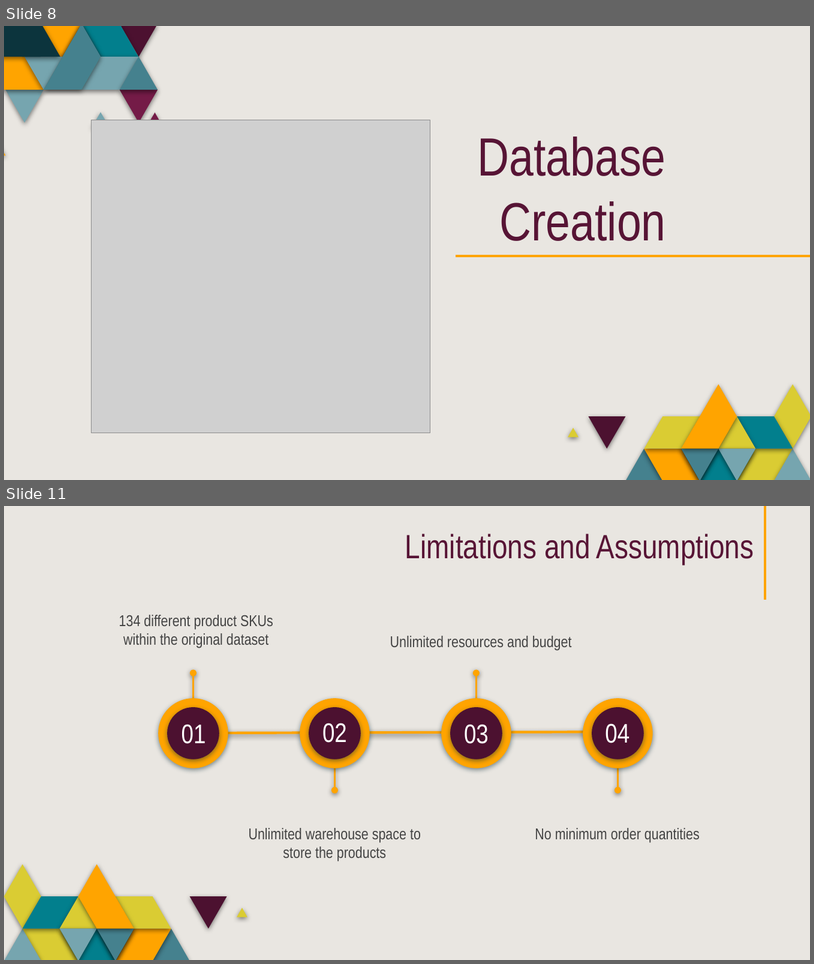
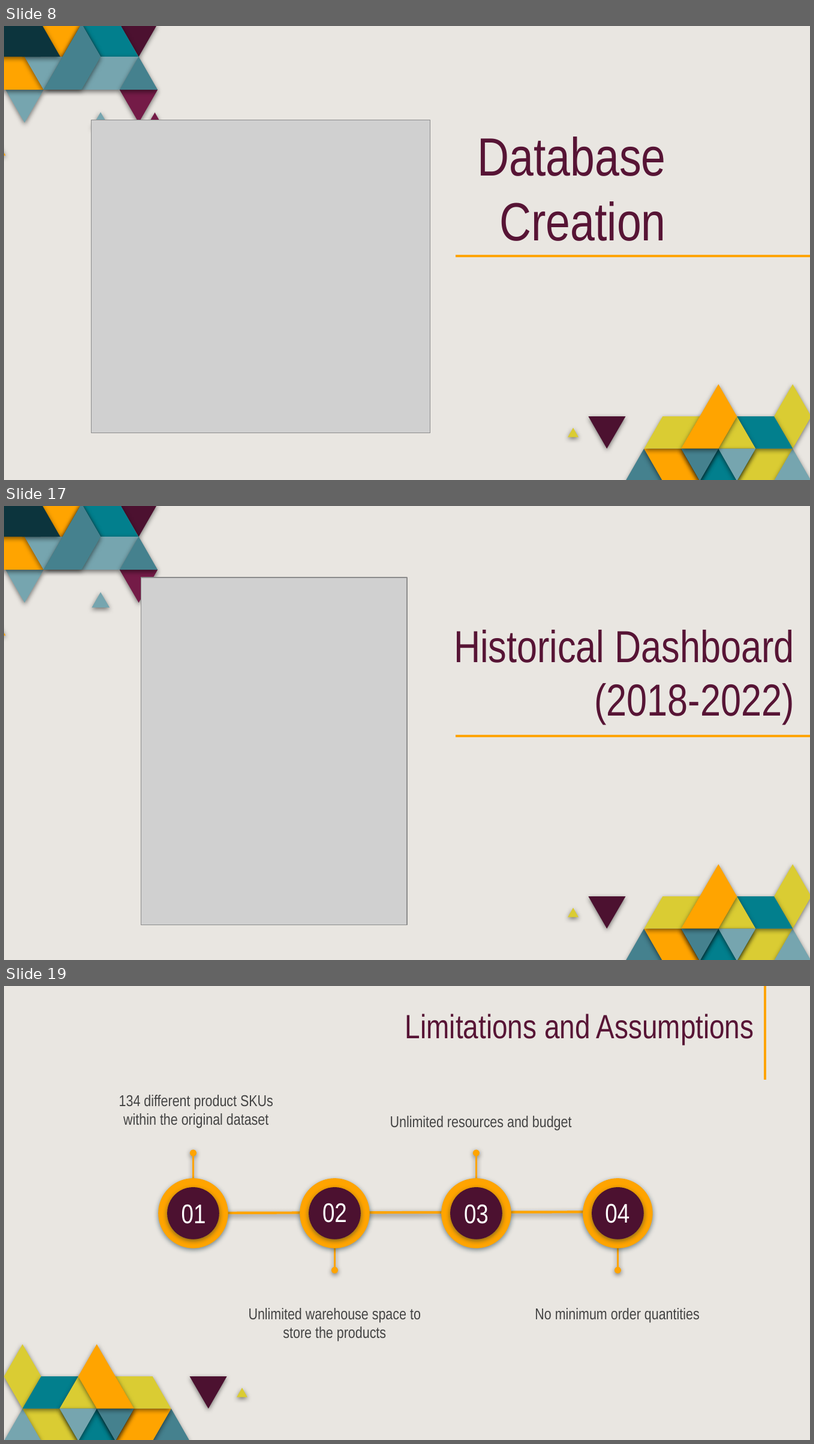
Before and after one commit to saraparveen26/Sales-Volume-Forecasting, a slide deck: Project_Presentation/PowerPoint Presentation1.pptx. Shown one above the other, each under a label of ours: slides 8 and 11 before the commit, slides 8, 17 and 19 after it; the slides between them are not shown. The pictures are 814x964 and 814x1444 pixels, drawn with LibreOffice and Linux fonts; fonts in the diff are those of the drawing; grey boxes stand for pictures. Boxes give left, top, right and bottom in pixels: in the first picture for what was removed or moved away, otherwise in the second. Text is boxed around its words. In the diff, an @@ line names an element or a change of style, - is before the commit and + after.

Commit message:
slides updated + images added

```diff
--- a/Project_Presentation/PowerPoint Presentation1.pptx
+++ b/Project_Presentation/PowerPoint Presentation1.pptx
@@ slide 17 added at bbox=[4, 506, 810, 960], background #E9E6E1; not listed: 37 template elements that a slide beside it also shows @@
@@ picture added at bbox=[141, 578, 407, 925] @@
@@ title added at bbox=[454, 630, 795, 724], 40 pt, text #571435 @@
+Historical Dashboard (2018-2022)
@@ what was slide 11 is now slide 19 @@
```
Also in this commit, not shown: 1 slide changed, 8 other slides added, 1 slide removed, 17 other files.
